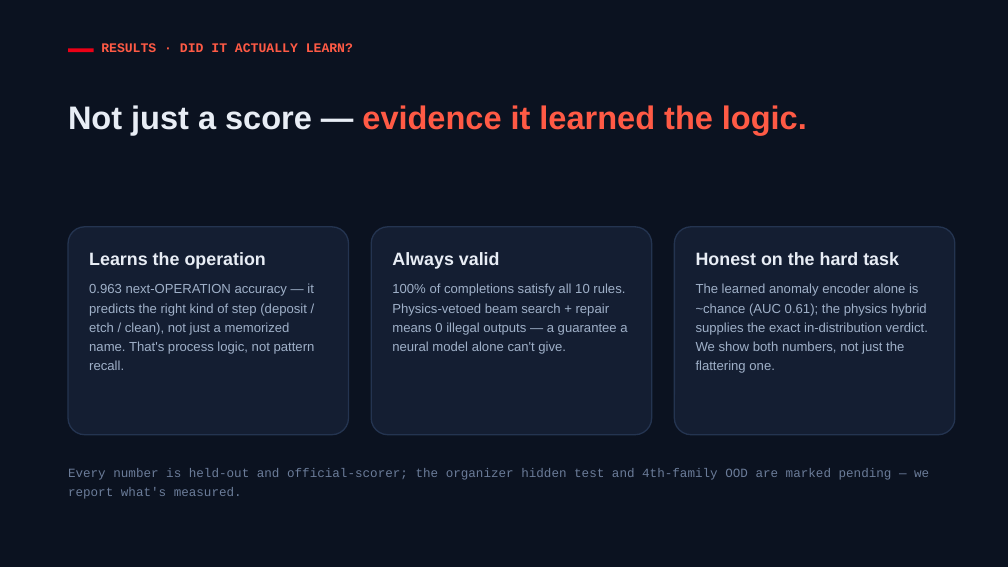
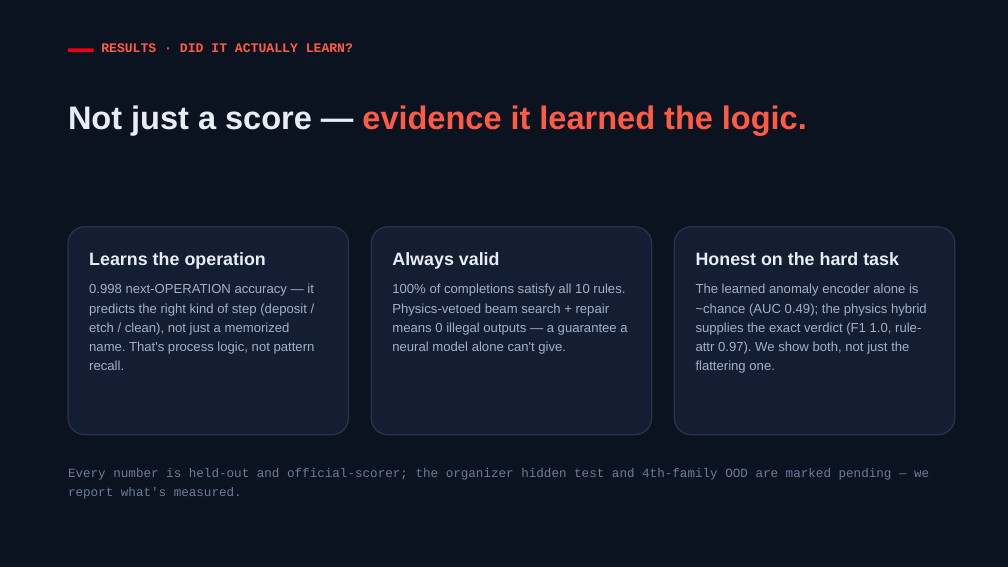
Before and after one commit to thuber19/zero_one_hack_01, a slide deck: slide 7 of tracks/industrial-infineon/solution/pitch/ProcSeq_Pitch.pptx. Drawn at 1008x567 pixels with LibreOffice and Linux fonts; fonts in the diff are those of the drawing. Boxes give left, top, right and bottom in pixels: in the first picture for what was removed or moved away, otherwise in the second. Text is boxed around its words. In the diff, an @@ line names an element or a change of style, - is before the commit and + after.

```diff
--- a/tracks/industrial-infineon/solution/pitch/ProcSeq_Pitch.pptx
+++ b/tracks/industrial-infineon/solution/pitch/ProcSeq_Pitch.pptx
@@ text at <box>89,283,315,370</box>: text changed @@
-0.963 next-OPERATION accuracy — it predicts the right kind of step (deposit / etch / clean), not just a memorized name. That's process logic, not pattern recall.
+0.998 next-OPERATION accuracy — it predicts the right kind of step (deposit / etch / clean), not just a memorized name. That's process logic, not pattern recall.
@@ text at <box>696,283,927,373</box>: text changed @@
-The learned anomaly encoder alone is ~chance (AUC 0.61); the physics hybrid supplies the exact in-distribution verdict. We show both numbers, not just the flattering one.
+The learned anomaly encoder alone is ~chance (AUC 0.49); the physics hybrid supplies the exact verdict (F1 1.0, rule-attr 0.97). We show both, not just the flattering one.
```
Also in this commit, not shown: 1 other slide changed, 9 other files.
